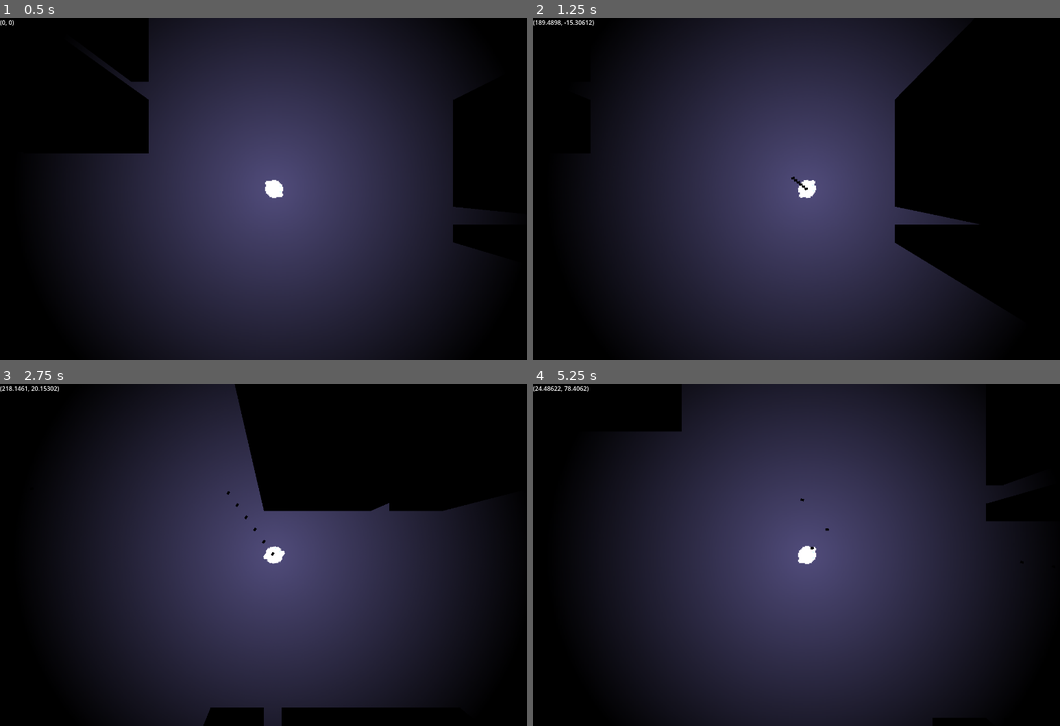
Above: before the commit, frames 1-4 (two rows, left to right).
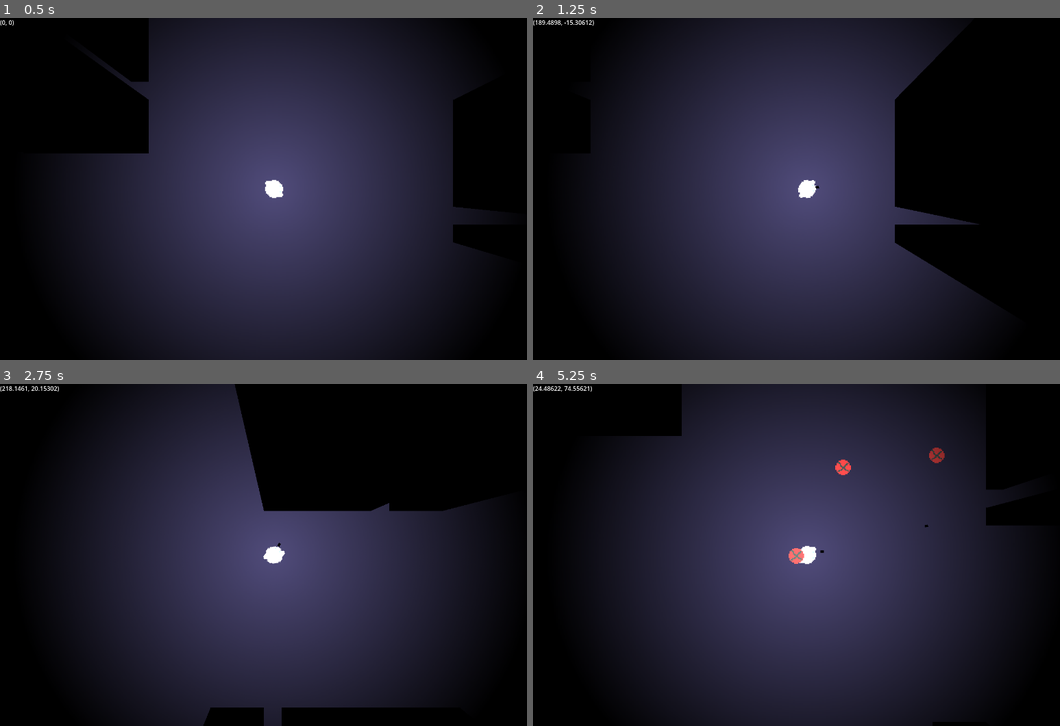
Above: after the commit, the same moments.

Repository: NomadicDaggy/procgen1
Game: Godot game, scene res://scenes/world.tscn
Two runs of this game, one before a commit and one after it. Both use one fixed random seed, a clock stepped at 60 frames per second and the inputs below.
Inputs (mouse positions are in pixels of both pictures, inside the frame that each line leads up to):
- Up to frame 1 (0.5 s): no input
- Up to frame 2 (1.25 s): tap Enter at 0.5 s; move the mouse to (928, 171) at 0.52 s; press the mouse at (928, 171) at 0.53 s; hold D (move_right) from 0.53 s (still down)
- Up to frame 3 (2.75 s): move the mouse to (163, 572) at 1.27 s; release D (move_right) at 1.28 s; release the mouse at (163, 572) at 1.28 s; hold S (move_down) 1.28-2.03 s; click (163, 572) at 1.35 s; move the mouse to (326, 479) at 2.02 s; press the mouse at (326, 479) at 2.03 s; hold D (move_right) from 2.03 s (still down)
- Up to frame 4 (5.25 s): move the mouse to (780, 623) at 2.77 s; release D (move_right) at 2.78 s; release the mouse at (780, 623) at 2.78 s; hold W (move_up) 2.78-3.53 s; click (780, 623) at 2.85 s; tap Space at 3.5 s; move the mouse to (970, 606) at 3.52 s; press the mouse at (970, 606) at 3.53 s; hold A (move_left) 3.53-5.03 s; move the mouse to (643, 503) at 4.27 s; release the mouse at (643, 503) at 4.28 s; click (643, 503) at 4.35 s; move the mouse to (833, 555) at 5.02 s; press the mouse at (833, 555) at 5.03 s; hold S (move_down) from 5.03 s (still down)

Frame 1 is identical in both runs. In frame 2, less than 0.1% of the frame differs, in the area x 49-55%, y 46-51%; in frame 3, less than 0.1%; in frame 4, 0.6%, in the area x 6-92%, y 0-99%.

Commit message:
add bullets that kill enemies on hit

Diff:
--- a/project.godot
+++ b/project.godot
@@ -60,6 +60,7 @@
 2d_physics/layer_1="walls"
 2d_physics/layer_2="player"
 2d_physics/layer_3="enemy"
+2d_physics/layer_6="bullet"
 
 [physics]
 
--- a/scenes/bullet.tscn
+++ b/scenes/bullet.tscn
@@ -22,7 +22,8 @@
 }]
 
 [node name="Bullet" type="Area2D"]
-collision_mask = 0
+collision_layer = 0
+collision_mask = 4
 script = ExtResource("1_quxxx")
 
 [node name="CollisionShape2D" type="CollisionShape2D" parent="."]
@@ -33,7 +34,6 @@
 sprite_frames = SubResource("SpriteFrames_74wjd")
 
 [node name="Timer" type="Timer" parent="."]
-wait_time = 4.643
 one_shot = true
 autostart = true
 
--- a/scenes/enemy.tscn
+++ b/scenes/enemy.tscn
@@ -23,7 +23,7 @@
 }]
 
 [node name="Enemy" type="CharacterBody2D"]
-collision_layer = 32
+collision_layer = 36
 collision_mask = 33
 motion_mode = 1
 slide_on_ceiling = false
@@ -47,11 +47,15 @@
 sprite_frames = SubResource("SpriteFrames_w1hcc")
 animation = &"idle"
 
-[node name="Killzone" parent="." instance=ExtResource("2_mx8rb")]
+[node name="Killzone" parent="." node_paths=PackedStringArray("spawnTimer") instance=ExtResource("2_mx8rb")]
 collision_layer = 0
-collision_mask = 2
+spawnTimer = NodePath("../SpawnTimer")
 
 [node name="Collision2DForPlayer" type="CollisionShape2D" parent="Killzone"]
 shape = SubResource("CircleShape2D_p6ogd")
 
+[node name="SpawnTimer" type="Timer" parent="."]
+one_shot = true
+autostart = true
+
 [connection signal="timeout" from="Navigation/Timer" to="." method="_on_timer_timeout"]
--- a/scenes/killzone.tscn
+++ b/scenes/killzone.tscn
@@ -3,6 +3,8 @@
 [ext_resource type="Script" path="res://scripts/killzone.gd" id="1_e3nmr"]
 
 [node name="Killzone" type="Area2D"]
+collision_layer = 4
+collision_mask = 2
 script = ExtResource("1_e3nmr")
 
 [node name="Timer" type="Timer" parent="."]
--- a/scenes/player.tscn
+++ b/scenes/player.tscn
@@ -30,7 +30,7 @@
 radius = 7.07107
 
 [node name="Player" type="CharacterBody2D"]
-collision_layer = 6
+collision_layer = 2
 script = ExtResource("1_3qs0h")
 
 [node name="AnimatedSprite2D" type="AnimatedSprite2D" parent="."]
--- a/scenes/world.tscn
+++ b/scenes/world.tscn
@@ -60,7 +60,7 @@
 
 [sub_resource type="TileSet" id="TileSet_glrd7"]
 occlusion_layer_0/light_mask = 1
-physics_layer_0/collision_layer = 7
+physics_layer_0/collision_layer = 3
 physics_layer_0/collision_mask = 7
 navigation_layer_0/layers = 1
 sources/0 = SubResource("TileSetAtlasSource_mpvrb")
--- a/scripts/bullet.gd
+++ b/scripts/bullet.gd
@@ -1,14 +1,14 @@
 extends Area2D
 
 var direction = Vector2.ZERO
-var bullet_speed = 100
+var bullet_speed = 700
 
 func _physics_process(delta):
 	position += direction * delta * bullet_speed
 
 func _on_body_entered(body):
-	print("shot somebody")
-
+	body.queue_free()
+	queue_free()
 
 func _on_timer_timeout():
 	queue_free()
--- a/scripts/enemy.gd
+++ b/scripts/enemy.gd
@@ -2,7 +2,7 @@
 
 @export var target: Node2D
 
-@export var speed = 10
+@export var speed = 60
 @export var acceleration = 5
 
 @onready var navigation_agent: NavigationAgent2D = $Navigation/NavigationAgent2D
--- a/scripts/killzone.gd
+++ b/scripts/killzone.gd
@@ -2,20 +2,23 @@
 
 signal self_destruct
 
+@export var spawnTimer: Timer
+
 @onready var timer = $Timer
 
 func _on_body_entered(body):
-
 	# Got stuck in wall or smth
 	if body.name != "Player":
+		if spawnTimer.is_stopped():
+			return
 		print("spawned in wall, destructing")
 		get_parent().queue_free()
 		return
 
 	print("You died!")
 	Engine.time_scale = 0.1
+	timer.start()
 	body.get_node("CollisionShape2D").queue_free()
-	timer.start()
 
 
 func _on_timer_timeout():
--- a/scripts/player.gd
+++ b/scripts/player.gd
@@ -31,12 +31,10 @@
 
 
 func shoot():
-	print("shooting")
 	var bullet = BULLET.instantiate()
 	bullet.position = position
 	bullet.direction = (get_global_mouse_position() - global_position).normalized()
 	bullet.rotation = bullet.direction.angle() + PI/2
-	print(bullet.rotation)
 	bullet.z_index = 1500
 	game_manager.add_child(bullet)
 
